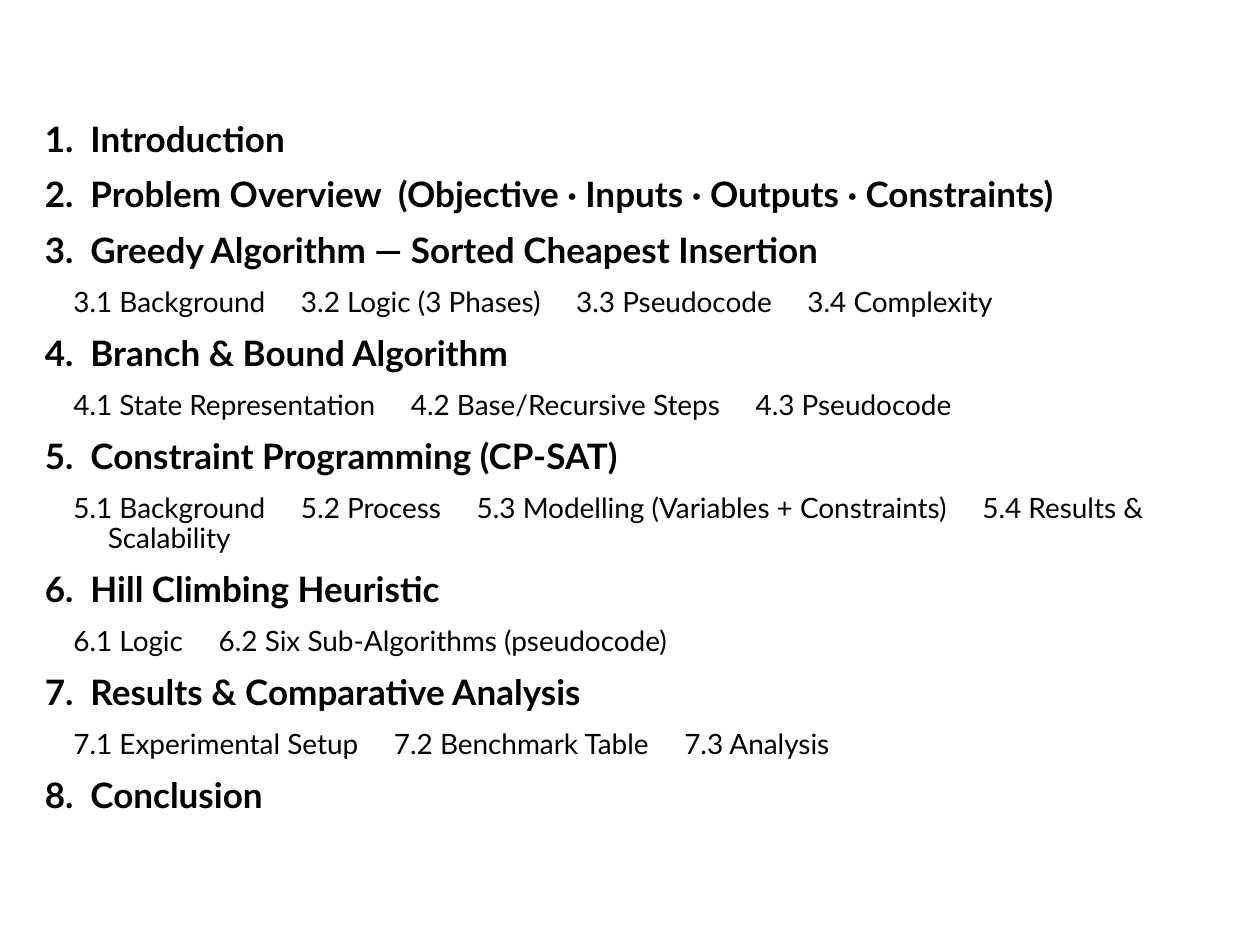
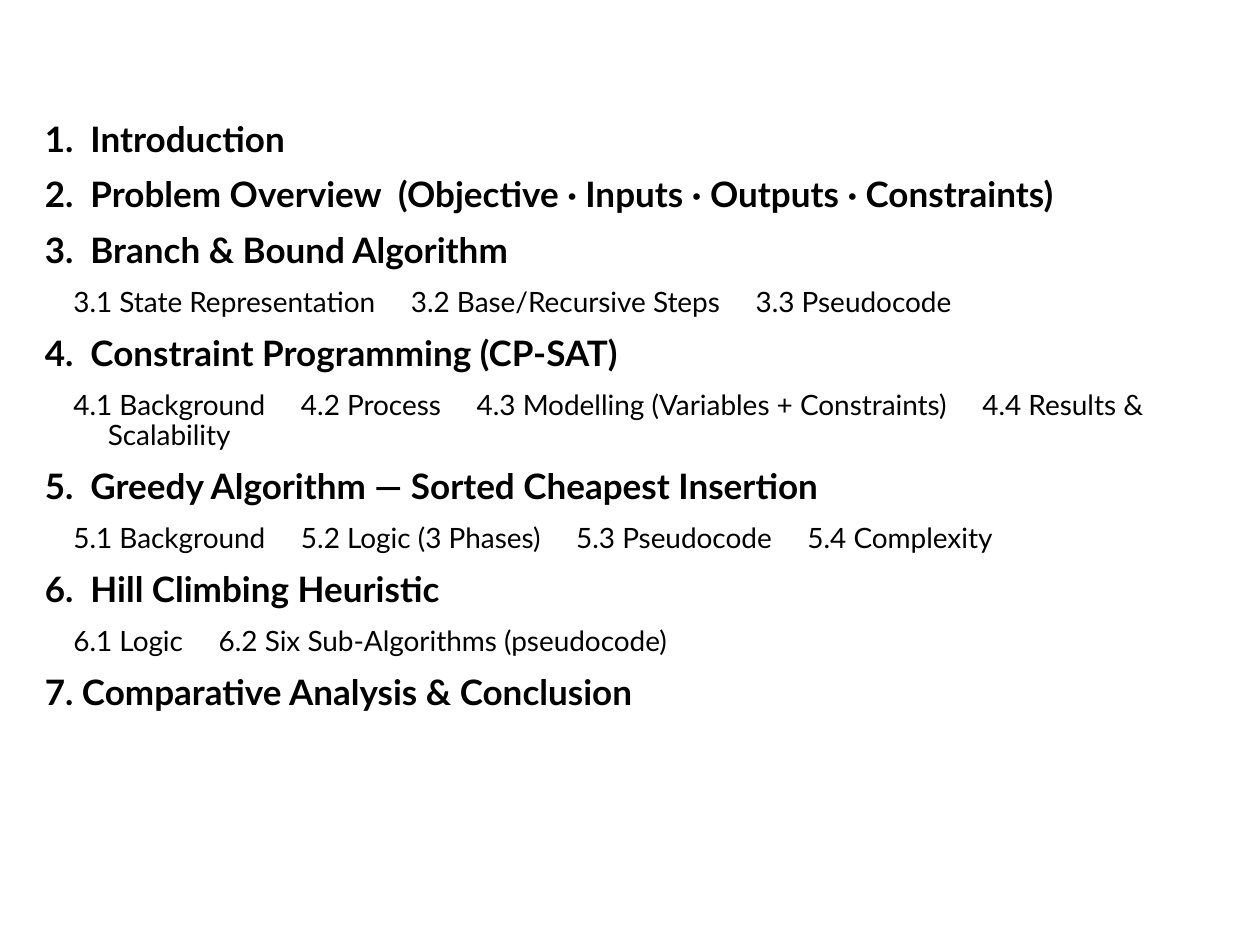
Before and after one commit to meeGit-dpm/167686_Project_Optimization, a slide deck: slide 4 of Report/FundOptG5.pptx. Drawn at 1260x945 pixels with LibreOffice and Linux fonts; fonts in the diff are those of the drawing; background and template pictures are left out. Boxes give left, top, right and bottom in pixels: in the first picture for what was removed or moved away, otherwise in the second. Text is boxed around its words. In the diff, an @@ line names an element or a change of style, - is before the commit and + after.

```diff
--- a/Report/FundOptG5.pptx
+++ b/Report/FundOptG5.pptx
@@ text at (45,237,1116,553): text changed @@
-3. Greedy Algorithm — Sorted Cheapest Insertion
-3.1 Background 3.2 Logic (3 Phases) 3.3 Pseudocode 3.4 Complexity
-4. Branch & Bound Algorithm
-4.1 State Representation 4.2 Base/Recursive Steps 4.3 Pseudocode
-5. Constraint Programming (CP-SAT)
-5.1 Background 5.2 Process 5.3 Modelling (Variables + Constraints) 5.4 Results & Scalability
+3. Branch & Bound Algorithm
+3.1 State Representation 3.2 Base/Recursive Steps 3.3 Pseudocode
+4. Constraint Programming (CP-SAT)
+4.1 Background 4.2 Process 4.3 Modelling (Variables + Constraints) 4.4 Results & Scalability
+5. Greedy Algorithm — Sorted Cheapest Insertion
+5.1 Background 5.2 Logic (3 Phases) 5.3 Pseudocode 5.4 Complexity
@@ text at (45,679,632,711): text changed; size 16 to 20 pt; bold on @@
-7. Results & Comparative Analysis
-7.1 Experimental Setup 7.2 Benchmark Table 7.3 Analysis
-8. Conclusion
+7. Comparative Analysis & Conclusion
```
Also in this commit, not shown: 22 other slides changed, 4 slides removed.
